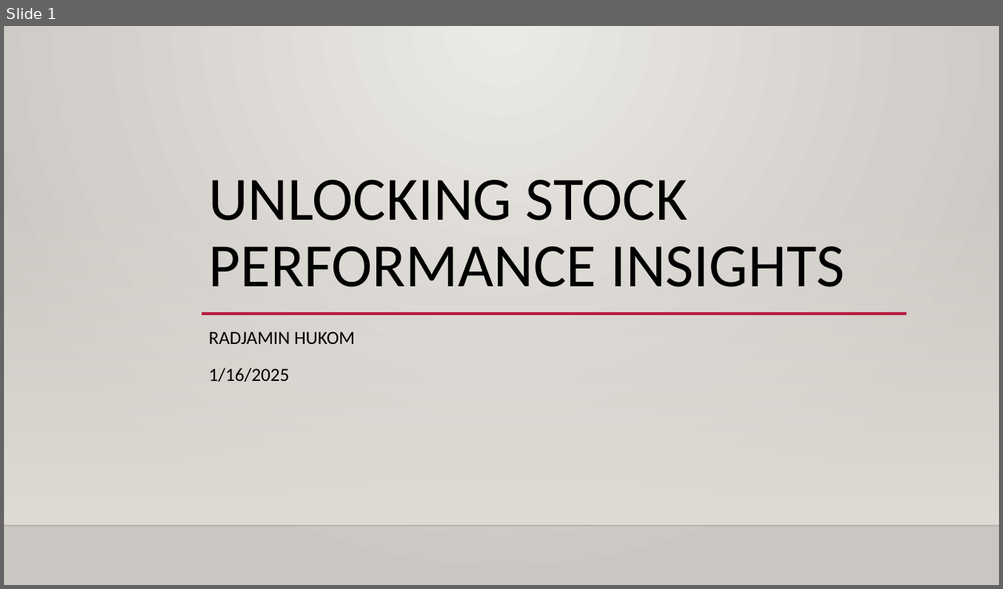
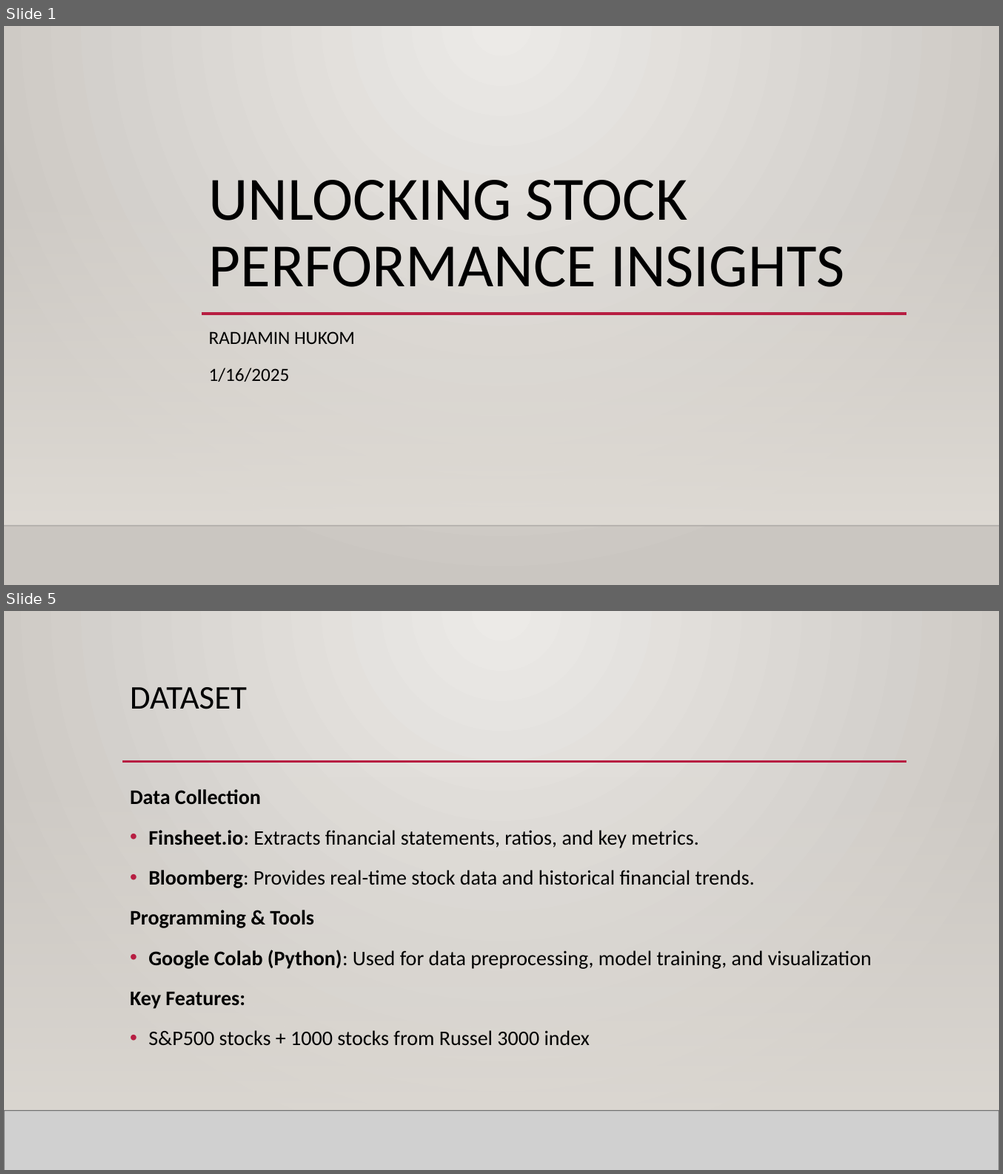
Before and after one commit to Iingxaki/Key-Financial-Indicators-Stock-Forecasting-DS450, a slide deck: Unlocking Stock Performance Insights.pptx. Shown one above the other, each under a label of ours: slide 1 before the commit, slides 1 and 5 after it; the slides between them are not shown. The pictures are 1003x589 and 1003x1174 pixels, drawn with LibreOffice and Linux fonts; fonts in the diff are those of the drawing; grey boxes stand for pictures; background and template pictures are left out. Boxes give left, top, right and bottom in pixels: in the first picture for what was removed or moved away, otherwise in the second. Text is boxed around its words. In the diff, an @@ line names an element or a change of style, - is before the commit and + after.

```diff
--- a/Unlocking Stock Performance Insights.pptx
+++ b/Unlocking Stock Performance Insights.pptx
@@ slide 5 added at (4, 611, 999, 1170), background picture (left out); not listed: 2 template elements that a slide beside it also shows @@
@@ rectangle added at (4, 611, 999, 1170), fill gradient #ECEAE7 to #CAC7C1 @@
@@ title added at (130, 687, 247, 709), 32 pt, text #000000 @@
+DATASET
@@ line added from (122, 762) to (907, 762), #B71E42 2.5 pt @@
@@ rectangle added at (4, 776, 999, 1111), fill gradient #DFDBD5 @@
@@ text added at (130, 789, 871, 1046), 20 pt, text #000000 @@
+Data Collection
+• Finsheet.io: Extracts financial statements, ratios, and key metrics.
+• Bloomberg: Provides real-time stock data and historical financial trends.
+Programming & Tools
+• Google Colab (Python): Used for data preprocessing, model training, and visualization
+Key Features:
+• S&P500 stocks + 1000 stocks from Russel 3000 index
@@ picture added at (4, 1111, 999, 1170) @@
@@ line added from (4, 1111) to (999, 1111), #000001 1 pt @@
```
Also in this commit, not shown: 3 slides changed, 15 other slides added, 2 slides removed.
